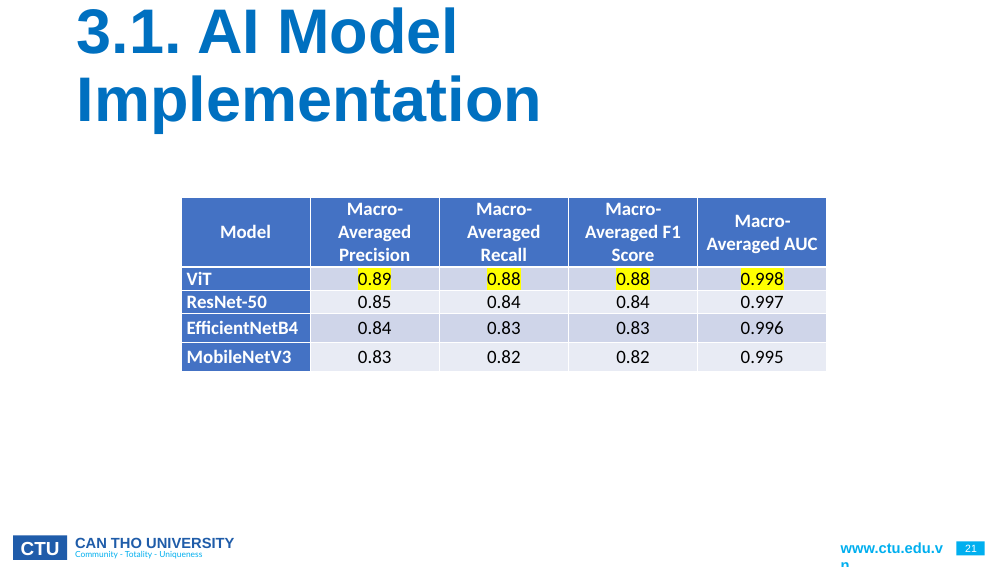
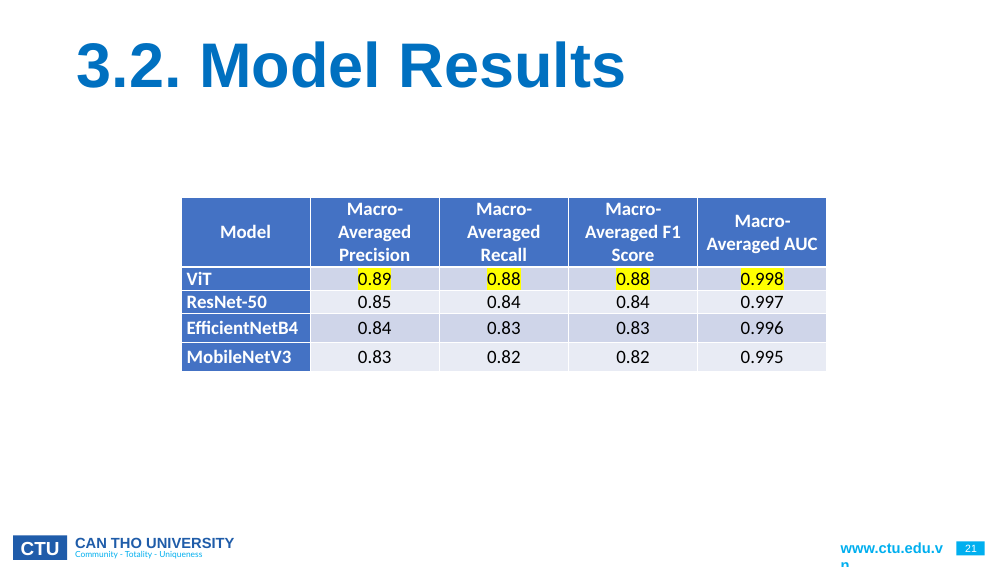
Before and after one commit to CommonHouseCat/fungiscan-mushroom-identifier, a slide deck: slide 21 of Báo cáo/GraduationThesis.pptx. Drawn at 1008x567 pixels with LibreOffice and Linux fonts; fonts in the diff are those of the drawing; background and template pictures are left out. Boxes give left, top, right and bottom in pixels: in the first picture for what was removed or moved away, otherwise in the second. Text is boxed around its words. In the diff, an @@ line names an element or a change of style, - is before the commit and + after.

```diff
--- a/Báo cáo/GraduationThesis.pptx
+++ b/Báo cáo/GraduationThesis.pptx
@@ title at [77, 41, 626, 88]: text changed @@
-3.1. AI Model Implementation
+3.2. Model Results
```
Also in this commit, not shown: 9 other slides changed, 2 slides removed.
